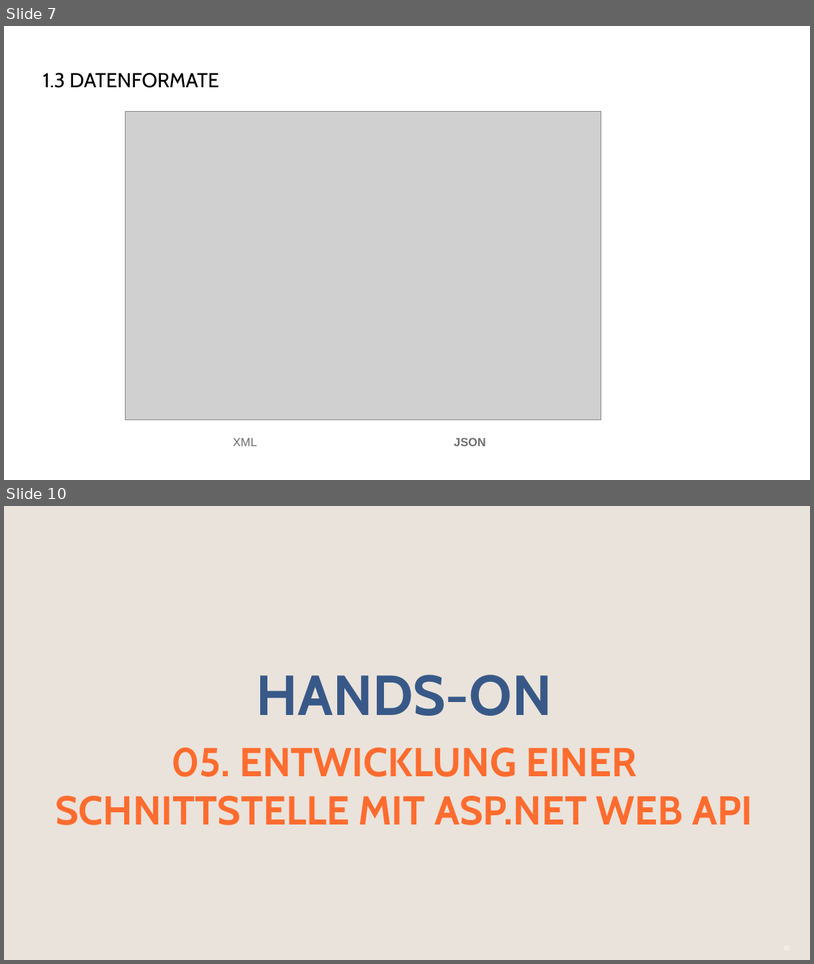
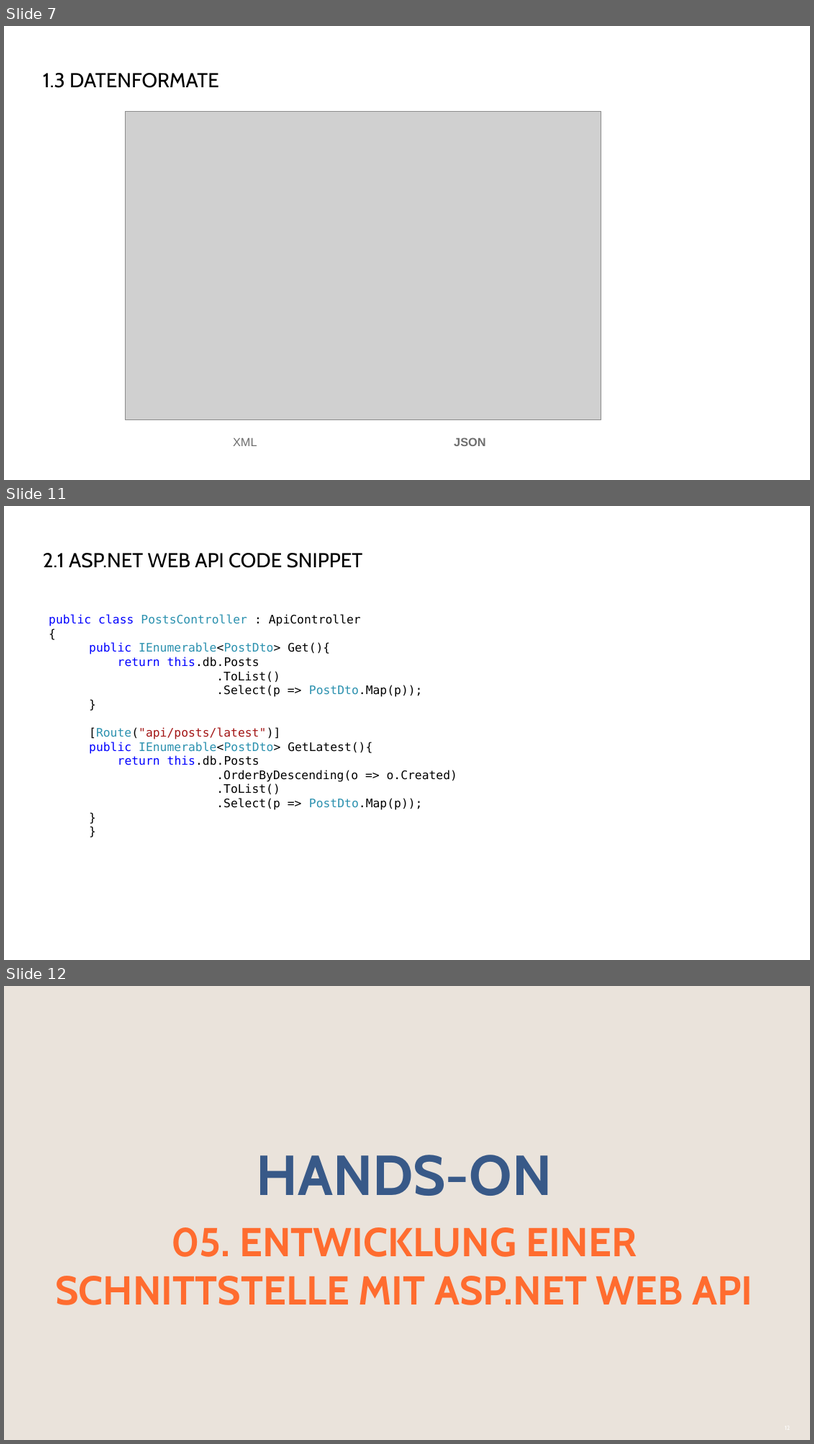
Before and after one commit to danielbeckmann/DotNETJumpStart, a slide deck: 05. ASP.NET Web API/Entwicklung einer Schnittstelle mit ASP.NET Web API.pptx. Shown one above the other, each under a label of ours: slides 7 and 10 before the commit, slides 7, 11 and 12 after it; the slides between them are not shown. The pictures are 814x964 and 814x1444 pixels, drawn with LibreOffice and Linux fonts; fonts in the diff are those of the drawing; grey boxes stand for pictures; background and template pictures are left out. Boxes give left, top, right and bottom in pixels: in the first picture for what was removed or moved away, otherwise in the second. Text is boxed around its words. In the diff, an @@ line names an element or a change of style, - is before the commit and + after.

Commit message:
added pages for code snippets

```diff
--- a/05. ASP.NET Web API/Entwicklung einer Schnittstelle mit ASP.NET Web API.pptx
+++ b/05. ASP.NET Web API/Entwicklung einer Schnittstelle mit ASP.NET Web API.pptx
@@ slide 11 added at bbox=[4, 506, 810, 960], background #FFFFFF @@
@@ title added at bbox=[43, 553, 363, 568], 24 pt, text #000000 @@
+2.1 ASP.NET WEB API CODE SNIPPET
@@ text added at bbox=[49, 614, 458, 810], 14 pt, text #000000 @@
+public class PostsController : ApiController
+{
+  public IEnumerable<PostDto> Get(){
+  return this.db.Posts
+  .ToList()
+  .Select(p => PostDto.Map(p));
+  }
+  [Route("api/posts/latest")]
+  public IEnumerable<PostDto> GetLatest(){
+  return this.db.Posts
+  .OrderByDescending(o => o.Created)
+  .ToList()
+  .Select(p => PostDto.Map(p));
+  }
+}
@@ what was slide 10 is now slide 12 @@
```
Also in this commit, not shown: 2 slides changed, 1 other slide added.
